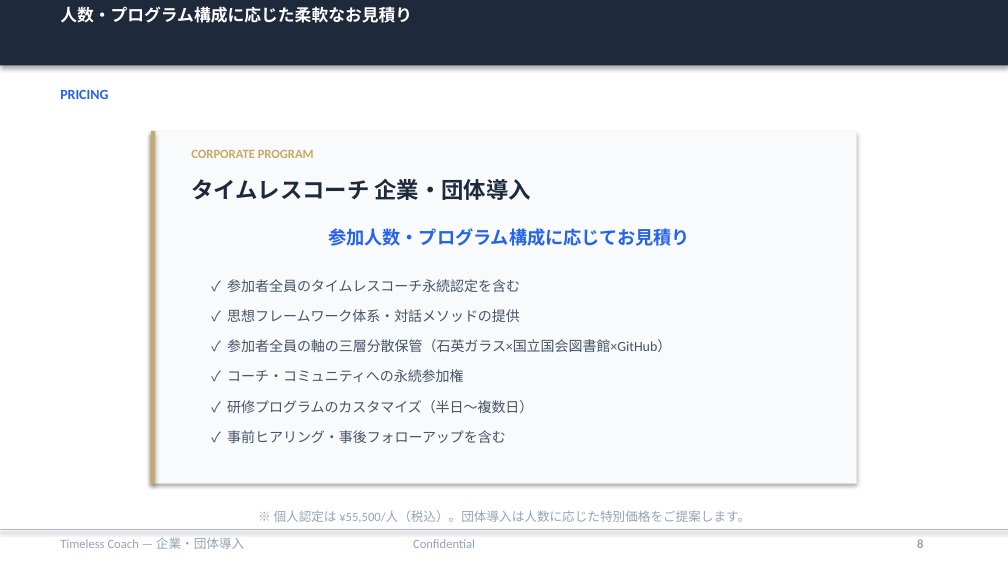
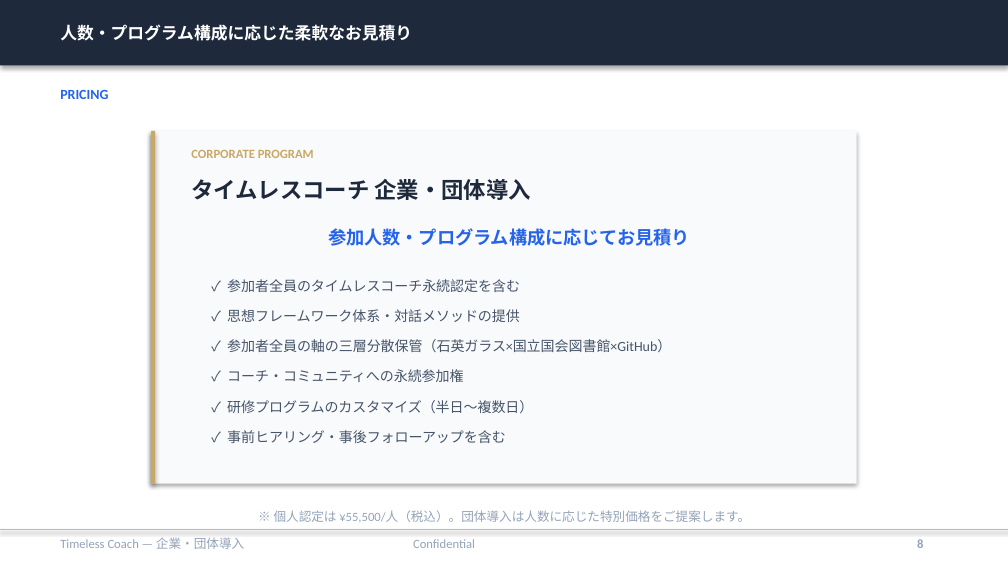
Before and after one commit to tokistorage/lp, a slide deck: slide 8 of timeless-coach-corporate.pptx. Drawn at 1008x567 pixels with LibreOffice and Linux fonts; fonts in the diff are those of the drawing. Boxes give left, top, right and bottom in pixels: in the first picture for what was removed or moved away, otherwise in the second. Text is boxed around its words. In the diff, an @@ line names an element or a change of style, - is before the commit and + after.

```diff
--- a/timeless-coach-corporate.pptx
+++ b/timeless-coach-corporate.pptx
@@ text "人数・プログラム構成に応じた柔軟なお見積り" at box(60, 24, 412, 41): vertical alignment top to middle @@
```
Also in this commit, not shown: 9 other slides changed, 1 other file.
